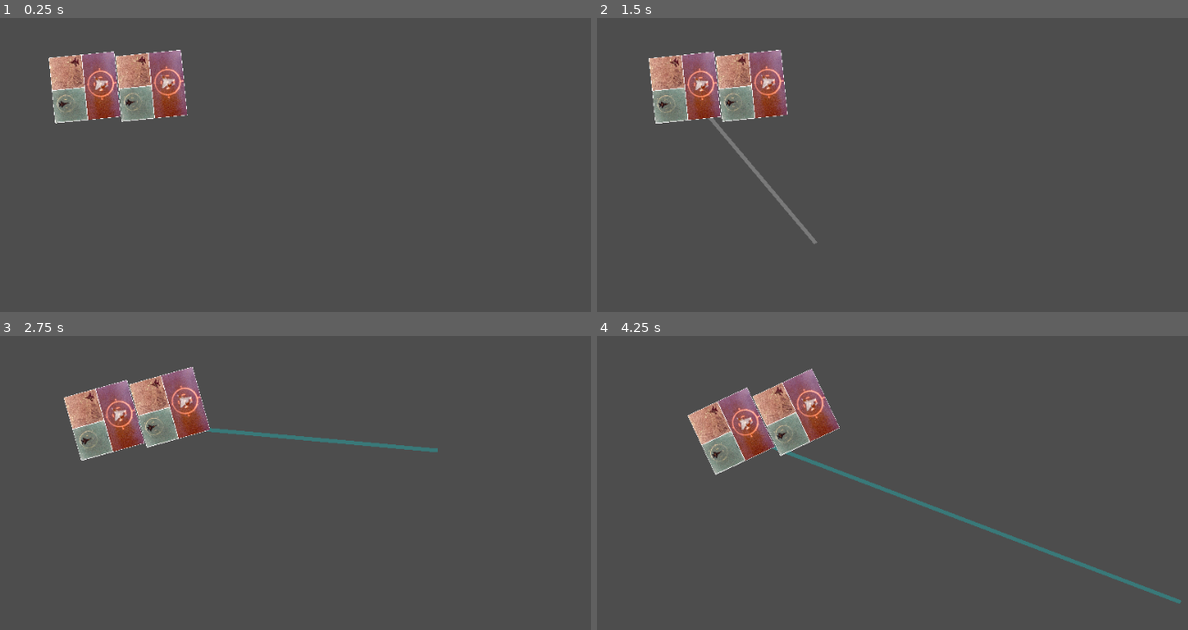
Above: before the commit, frames 1-4 (two rows, left to right).
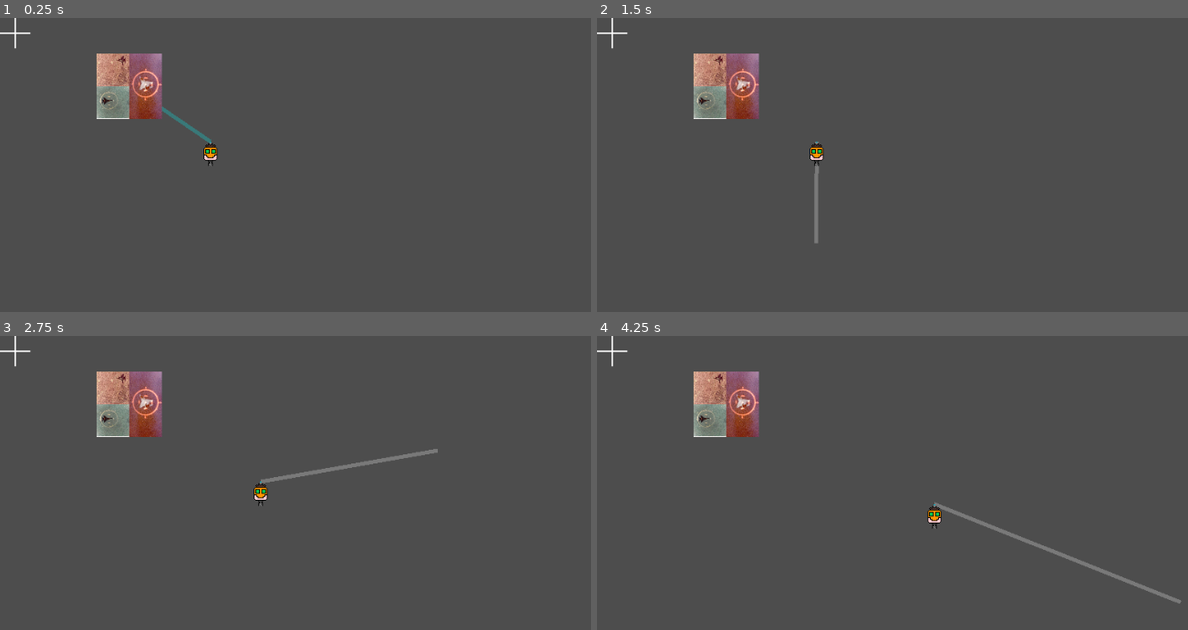
Above: after the commit, the same moments.

Repository: g5works/ghoststation
Game: Godot game, scene res://root.tscn
The game is run twice, just before and just after one commit, with the same random seed, the same clock (stepped at 60 frames per second) and the same inputs.
Inputs (mouse positions are in pixels of both pictures, inside the frame that each line leads up to):
- Up to frame 1 (0.25 s): no input
- Up to frame 2 (1.5 s): tap Enter at 0.5 s; move the mouse to (1122, 203) at 0.52 s; press the mouse at (1122, 203) at 0.53 s; hold D (RCS Fire Right) 0.53-1.28 s; move the mouse to (815, 244) at 1.27 s; release the mouse at (815, 244) at 1.28 s; hold S (RCS Fire Down) from 1.28 s (still down); click (815, 244) at 1.35 s
- Up to frame 3 (2.75 s): move the mouse to (437, 450) at 2.02 s; release S (RCS Fire Down) at 2.03 s; press the mouse at (437, 450) at 2.03 s; hold D (RCS Fire Right) from 2.03 s (still down)
- Up to frame 4 (4.25 s): move the mouse to (927, 624) at 2.77 s; release D (RCS Fire Right) at 2.78 s; release the mouse at (927, 624) at 2.78 s; hold W (RCS Fire Up) 2.78-3.53 s; click (927, 624) at 2.85 s; move the mouse to (1182, 603) at 3.52 s; press the mouse at (1182, 603) at 3.53 s; hold A (RCS Fire Left) from 3.53 s (still down)

The runs differ from the first frame. In frame 1, 5.1% of the frame differs, in the area x 0-37%, y 0-51%; in frame 2, 5.6%; in frame 3, 6.3%; in frame 4, 7.3%, in the area x 0-99%, y 0-92%.

Commit message:
add some crosshair stuff

Diff:
--- a/Player.gd
+++ b/Player.gd
@@ -1,25 +1,29 @@
 extends RigidBody2D
 
-@onready var line := get_owner().get_node("indicator") as Line2D
-@onready var striker := get_owner().get_node("striker") as RayCast2D;
+@onready var line := get_parent().get_node("indicator") as Line2D
+@onready var striker := get_parent().get_node("striker") as RayCast2D;
+@onready var sprite := get_node("PlayerSprite") as Sprite2D;
+@onready var linestart := sprite.get_node("Grab Point") as Node2D;
 var button_force = Vector2(0,0);
 var physics_force = Vector2(0,0);
 var forcable = false
+var castresult: Object = null;
 
 func _init():
 	pass
 
 func _process(delta):
 
+
 	var mouse_position = line.get_local_mouse_position();
 
-	line.points[0] = global_position;
-	line.points[1] = line.get_local_mouse_position();
+	line.points[0] = linestart.global_position;
 
 
 	striker.position = global_position;
 	striker.target_position = striker.get_local_mouse_position();
 	striker.add_exception(self)
+
 
 	if forcable:
 		line.default_color = Color(0, 1, 1, 0.25);
@@ -37,29 +41,38 @@
 	else:
 		button_force = Vector2(0,0);
 
+	if castresult != null:
+		line.points[1] = castresult.global_position;
+
+	else:
+		line.points[1] = line.get_local_mouse_position();
+
+	#
+	#var dir2mouse: Vector2 = global_position.direction_to(get_local_mouse_position())
+	#var perp_dir2mouse: Vector2 = Vector2(-dir2mouse.y, dir2mouse.x);
+	#var t: Transform2D = Transform2D();
+	#t.y = dir2mouse;
+	#t.x = perp_dir2mouse;
+
+
+
 func _physics_process(delta):
 
 	apply_force(physics_force+button_force, Vector2(0,0));
 
-	var result: Object = striker.get_collider();
+	castresult = striker.get_collider();
 
-	if result != null:
+	if castresult != null:
 		forcable = true;
-		var direction: Vector2 = global_position.direction_to(result.global_position);
+		var direction: Vector2 = global_position.direction_to(castresult.global_position);
 		if Input.is_action_pressed("Pull"):
 			physics_force = direction*10000;
-			result.apply_force(-direction*10000);
+			castresult.apply_force(-direction*10000);
 		else:
 			physics_force = Vector2(0,0);
 
 	else:
 		forcable = false;
 
-
-
-
-	print(result)
-
-
 func _input(event):
 	pass
--- a/root.tscn
+++ b/root.tscn
@@ -1,42 +1,66 @@
-[gd_scene load_steps=4 format=3 uid="uid://wix7wxn4uwvp"]
+[gd_scene load_steps=7 format=3 uid="uid://wix7wxn4uwvp"]
 
+[ext_resource type="Texture2D" uid="uid://dumuis6t3vxei" path="res://crosshair.png" id="1_28aoi"]
 [ext_resource type="Texture2D" uid="uid://ckxpg71mrdc74" path="res://f15 death.jpeg" id="1_pq8q7"]
 [ext_resource type="Script" uid="uid://b3v1psetxex2x" path="res://Player.gd" id="1_pyidc"]
+[ext_resource type="Texture2D" uid="uid://br4xl7g66gc2n" path="res://Player.png" id="2_vvh5c"]
 
 [sub_resource type="RectangleShape2D" id="RectangleShape2D_pyidc"]
-size = Vector2(88, 88)
+size = Vector2(32, 32)
 
-[node name="object" type="Node2D"]
+[sub_resource type="RectangleShape2D" id="RectangleShape2D_vvh5c"]
+size = Vector2(86, 86)
 
-[node name="indicator" type="Line2D" parent="."]
+[node name="Node" type="Node"]
+
+[node name="object" type="Node2D" parent="."]
+
+[node name="indicator" type="Line2D" parent="object"]
 points = PackedVector2Array(0, 0, 0, 0)
 width = 5.0
 default_color = Color(0, 1, 1, 1)
 
-[node name="striker" type="RayCast2D" parent="."]
+[node name="striker" type="RayCast2D" parent="object"]
 position = Vector2(170, 90)
 
-[node name="Player" type="RigidBody2D" parent="."]
-position = Vector2(170, 90)
+[node name="Player" type="RigidBody2D" parent="object"]
+position = Vector2(277, 179)
 mass = 1000.0
 gravity_scale = 0.0
+lock_rotation = true
 script = ExtResource("1_pyidc")
 
-[node name="F15Death" type="Sprite2D" parent="Player"]
-scale = Vector2(0.025, 0.025)
-texture = ExtResource("1_pq8q7")
+[node name="PlayerSprite" type="Sprite2D" parent="object/Player"]
+texture_filter = 1
+texture = ExtResource("2_vvh5c")
 
-[node name="CollisionShape2D" type="CollisionShape2D" parent="Player"]
+[node name="Grab Point" type="Node2D" parent="object/Player/PlayerSprite"]
+position = Vector2(0, -16)
+
+[node name="CollisionShape2D" type="CollisionShape2D" parent="object/Player"]
 shape = SubResource("RectangleShape2D_pyidc")
 
-[node name="Physics Object" type="RigidBody2D" parent="."]
+[node name="Physics Object" type="RigidBody2D" parent="object"]
 position = Vector2(170, 90)
 mass = 2000.0
 gravity_scale = 0.0
 
-[node name="F15Death" type="Sprite2D" parent="Physics Object"]
+[node name="F15Death" type="Sprite2D" parent="object/Physics Object"]
 scale = Vector2(0.025, 0.025)
 texture = ExtResource("1_pq8q7")
 
-[node name="CollisionShape2D" type="CollisionShape2D" parent="Physics Object"]
-shape = SubResource("RectangleShape2D_pyidc")
+[node name="CollisionShape2D" type="CollisionShape2D" parent="object/Physics Object"]
+shape = SubResource("RectangleShape2D_vvh5c")
+
+[node name="Control" type="Control" parent="."]
+layout_mode = 3
+anchors_preset = 0
+offset_right = 40.0
+offset_bottom = 40.0
+
+[node name="TextureRect" type="TextureRect" parent="Control"]
+texture_filter = 1
+layout_mode = 0
+offset_right = 40.0
+offset_bottom = 40.0
+texture = ExtResource("1_28aoi")
Not shown, added: AirlockToRepair.png.import
Not shown, added: Asteroid1.png.import
Not shown, added: Asteroid2.png.import
Not shown, added: Asteroid3.png.import
Not shown, added: Debris1.png.import
Not shown, added: Debris2.png.import
Not shown, added: Debris3.png.import
Not shown, added: Debris4.png.import
Not shown, added: Player.png.import
Not shown, added: SolarPanelToRepair.png.import
Binary file added: crosshair.png
Not shown, added: crosshair.png.import
